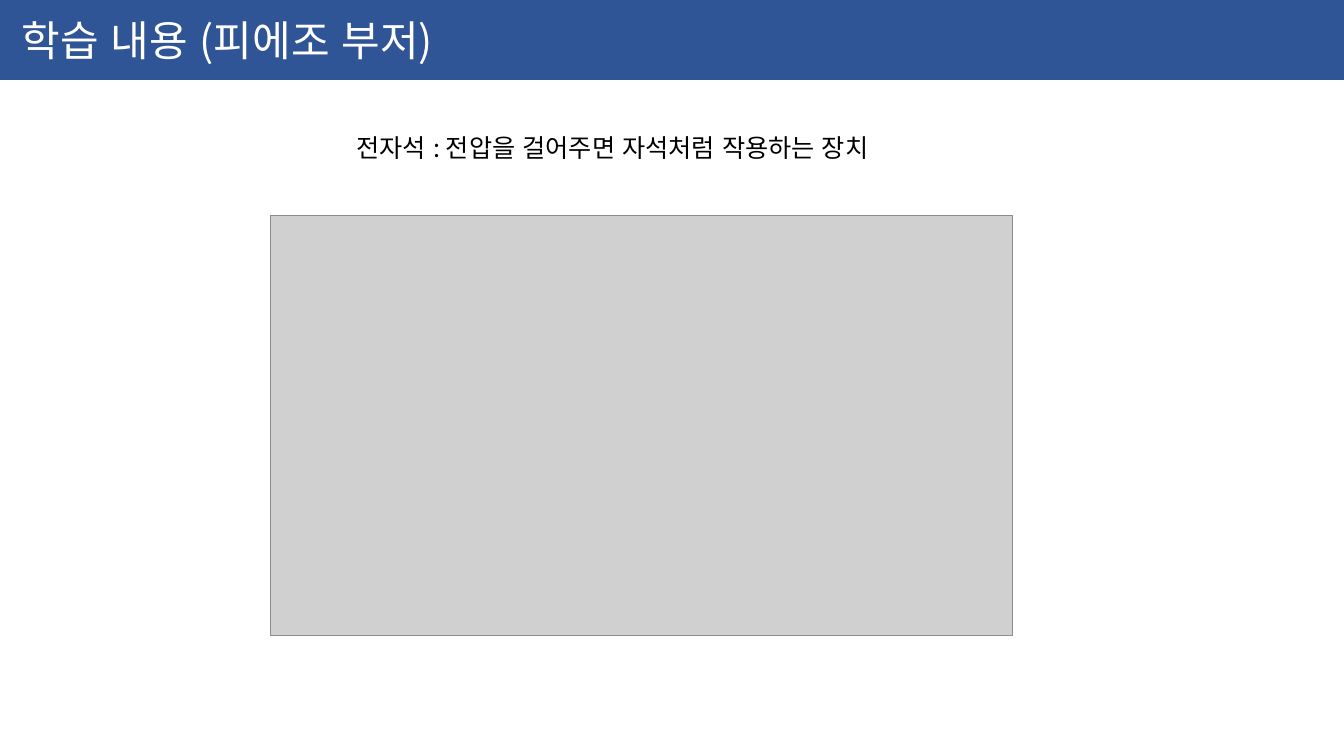
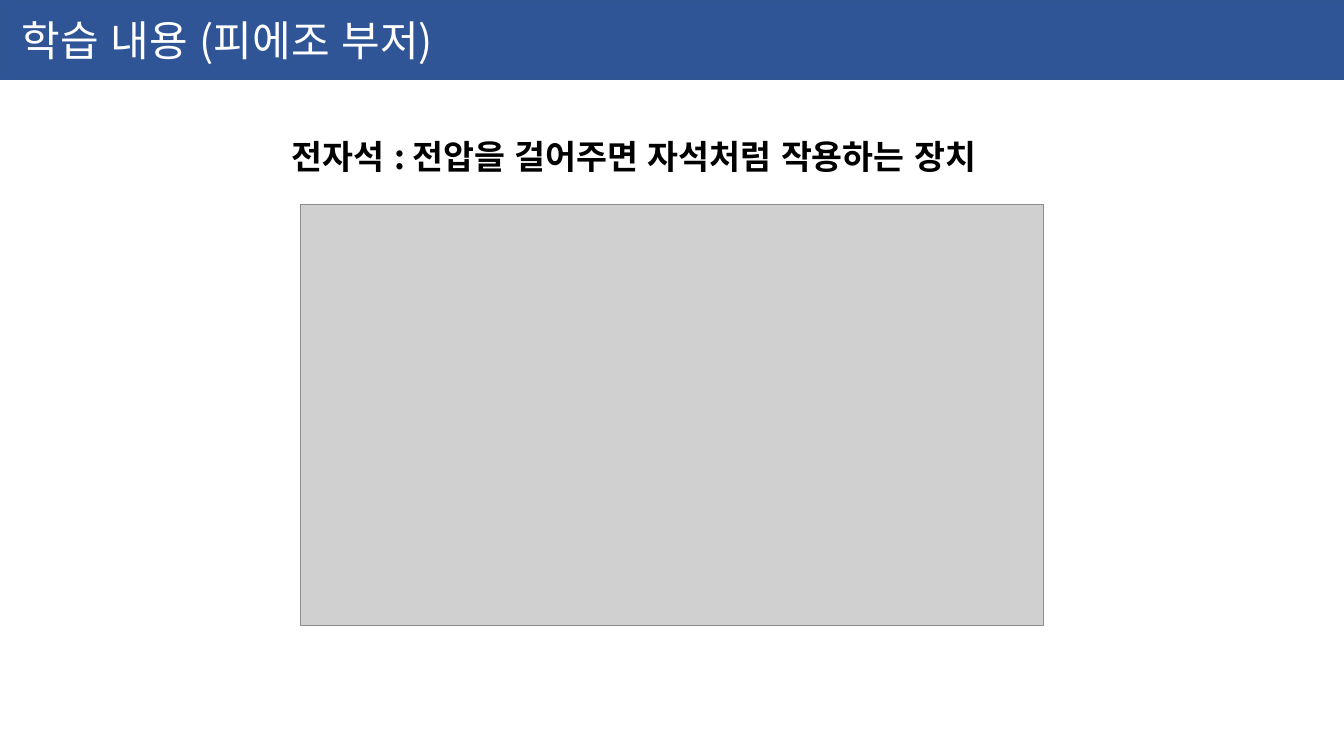
Before and after one commit to ssjf409/2020-yeonsu-highschool, a slide deck: slide 14 of 2020-06-10-연수고.pptx (slide 13 before the commit). Drawn at 1344x756 pixels with LibreOffice and Linux fonts; fonts in the diff are those of the drawing; grey boxes stand for pictures. Boxes give left, top, right and bottom in pixels: in the first picture for what was removed or moved away, otherwise in the second. Text is boxed around its words. In the diff, an @@ line names an element or a change of style, - is before the commit and + after.

```diff
--- a/2020-06-10-연수고.pptx
+++ b/2020-06-10-연수고.pptx
@@ text "전자석 : 전압을 걸어주면 자석처럼 ...": place and size @@
-text "전자석 : 전압을 걸어주면 자석처럼 ..." at box(357, 136, 868, 159)
+text "전자석 : 전압을 걸어주면 자석처럼 ..." at box(292, 140, 976, 172)
@@ text "전자석 : 전압을 걸어주면 자석처럼 ..." at box(292, 140, 976, 172): size 18 to 24 pt, bold on @@
@@ picture: place and size @@
-picture at box(270, 216, 1012, 636)
+picture at box(300, 205, 1043, 625)
```
Also in this commit, not shown: 2 other slides changed, 1 slide added.
